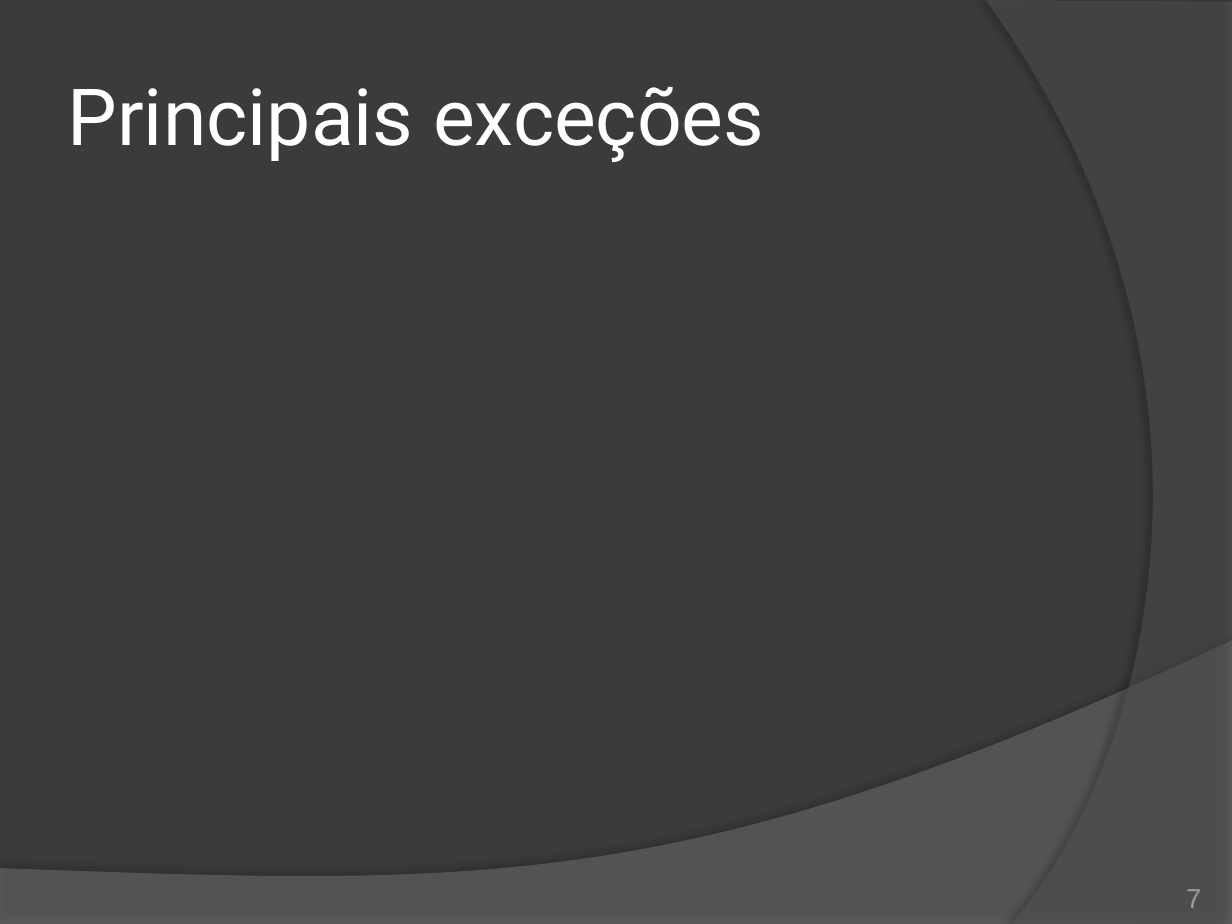
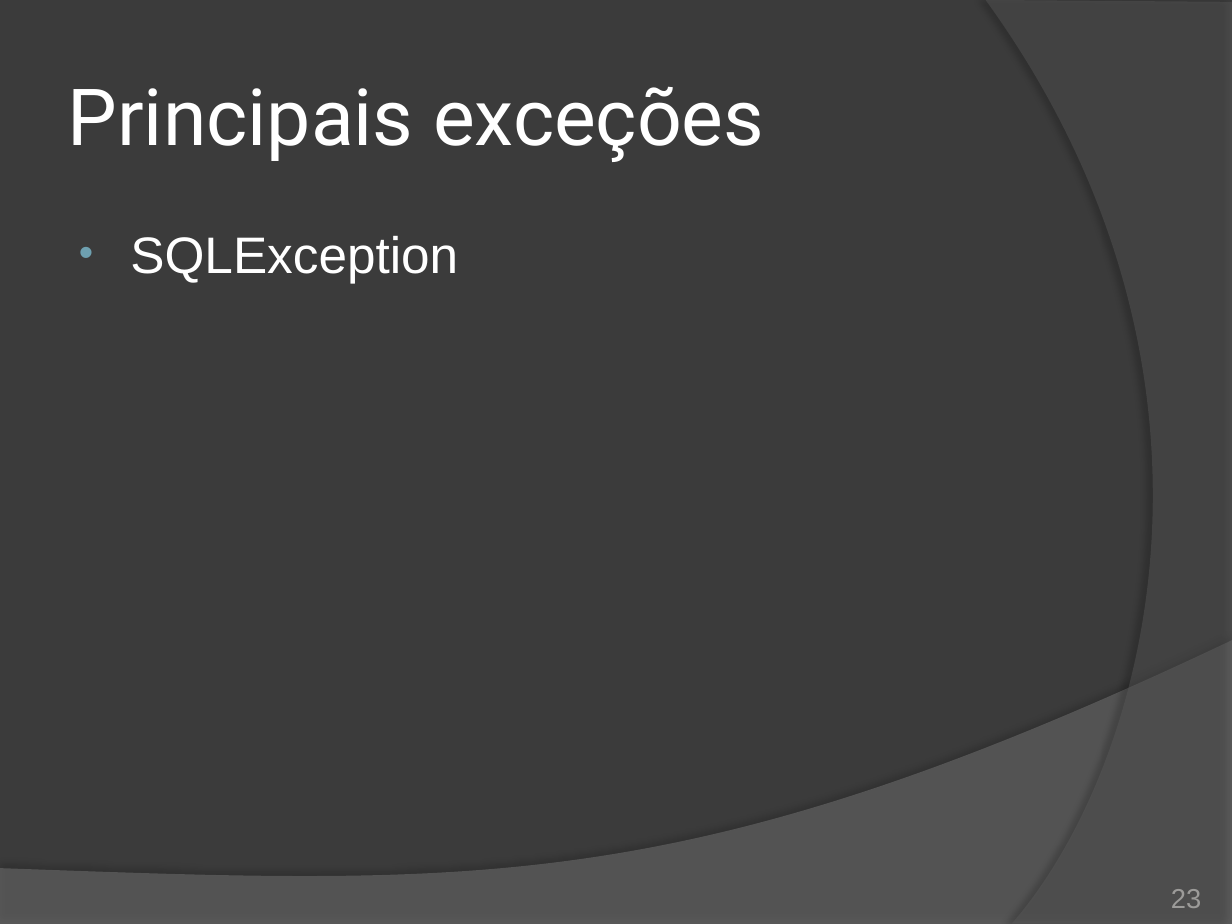
Before and after one commit to duchesqui/slzvieira-training, a slide deck: slide 23 of 2-Java-Programmer-Modulo-II/12.Capitulo06.pptx (slide 7 before the commit). Drawn at 1232x924 pixels with LibreOffice and Linux fonts; fonts in the diff are those of the drawing. Boxes give left, top, right and bottom in pixels: in the first picture for what was removed or moved away, otherwise in the second. Text is boxed around its words. In the diff, an @@ line names an element or a change of style, - is before the commit and + after.

Commit message:
Novos slides de tratamento de exceções.

```diff
--- a/2-Java-Programmer-Modulo-II/12.Capitulo06.pptx
+++ b/2-Java-Programmer-Modulo-II/12.Capitulo06.pptx
@@ text added at (130, 236, 458, 283), 30 pt, text #FFFFFF @@
+• SQLException
@@ page number at (1171, 889, 1201, 908): text changed @@
-7
+23
```
Also in this commit, not shown: 3 other slides changed, 14 slides added, 1 slide removed.
